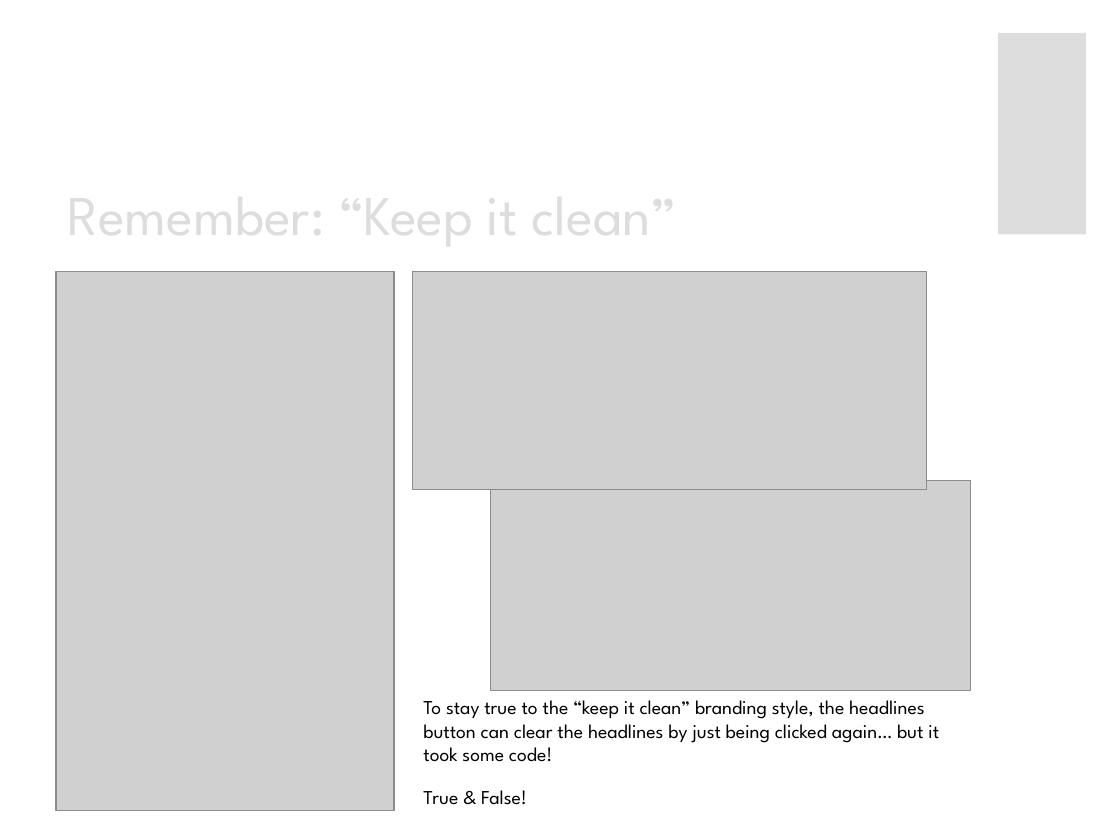
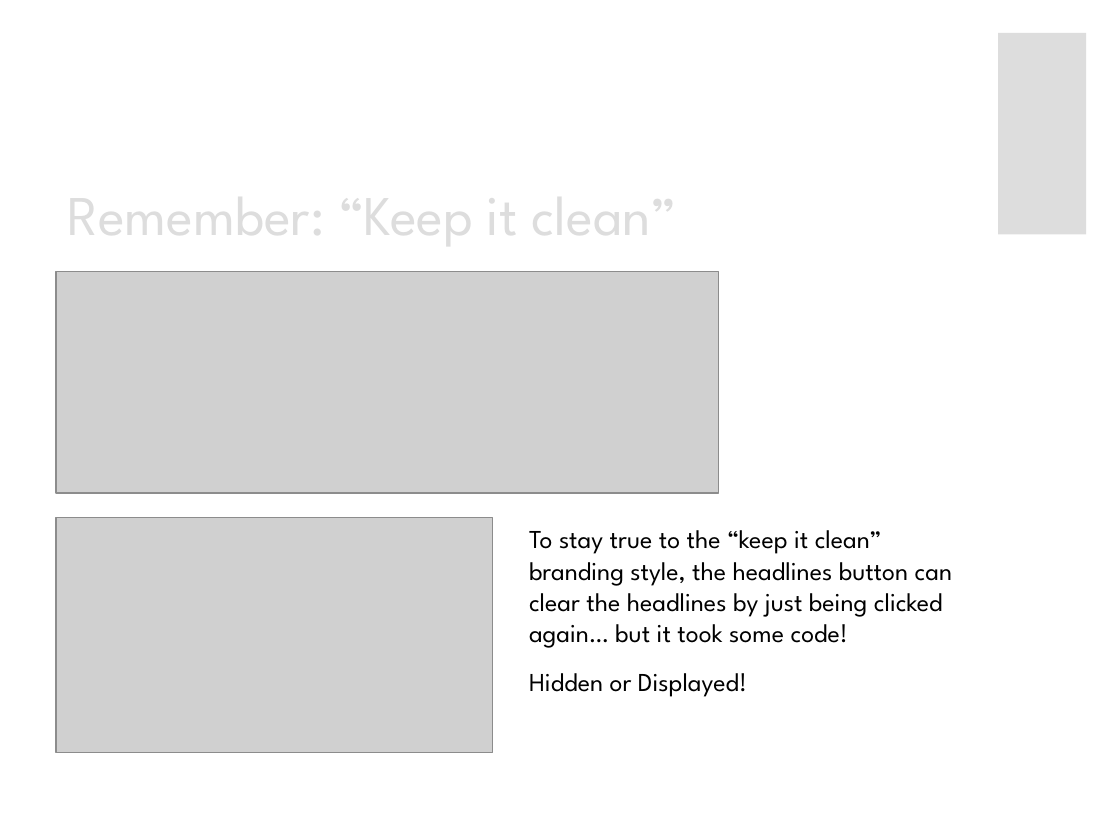
Before and after one commit to justbbarnett/politiscape, a slide deck: slide 17 of assets/presentation/politiscape.pptx (slide 18 before the commit). Drawn at 1120x840 pixels with LibreOffice and Linux fonts; fonts in the diff are those of the drawing; grey boxes stand for pictures. Boxes give left, top, right and bottom in pixels: in the first picture for what was removed or moved away, otherwise in the second. Text is boxed around its words. In the diff, an @@ line names an element or a change of style, - is before the commit and + after.

Commit message:
presentation updates

```diff
--- a/assets/presentation/politiscape.pptx
+++ b/assets/presentation/politiscape.pptx
@@ picture removed at (56,271,394,811) @@
@@ picture added at (56,271,718,493) @@
@@ picture removed at (412,271,926,489) @@
@@ picture removed at (491,480,971,691) @@
@@ picture added at (56,517,493,753) @@
@@ text "To stay true to the ...": place and size @@
-text "To stay true to the ..." at (423,700,939,805)
+text "To stay true to the ..." at (529,530,952,697)
@@ text at (529,530,952,648): size 12.6 to 16.6 pt in "To stay true to the “keep it ..." @@
@@ text at (529,673,747,697): text changed; size 12.6 to 16.6 pt @@
-True & False!
+Hidden or Displayed!
```
Also in this commit, not shown: 2 other slides changed, 1 slide removed, 1 other file.
